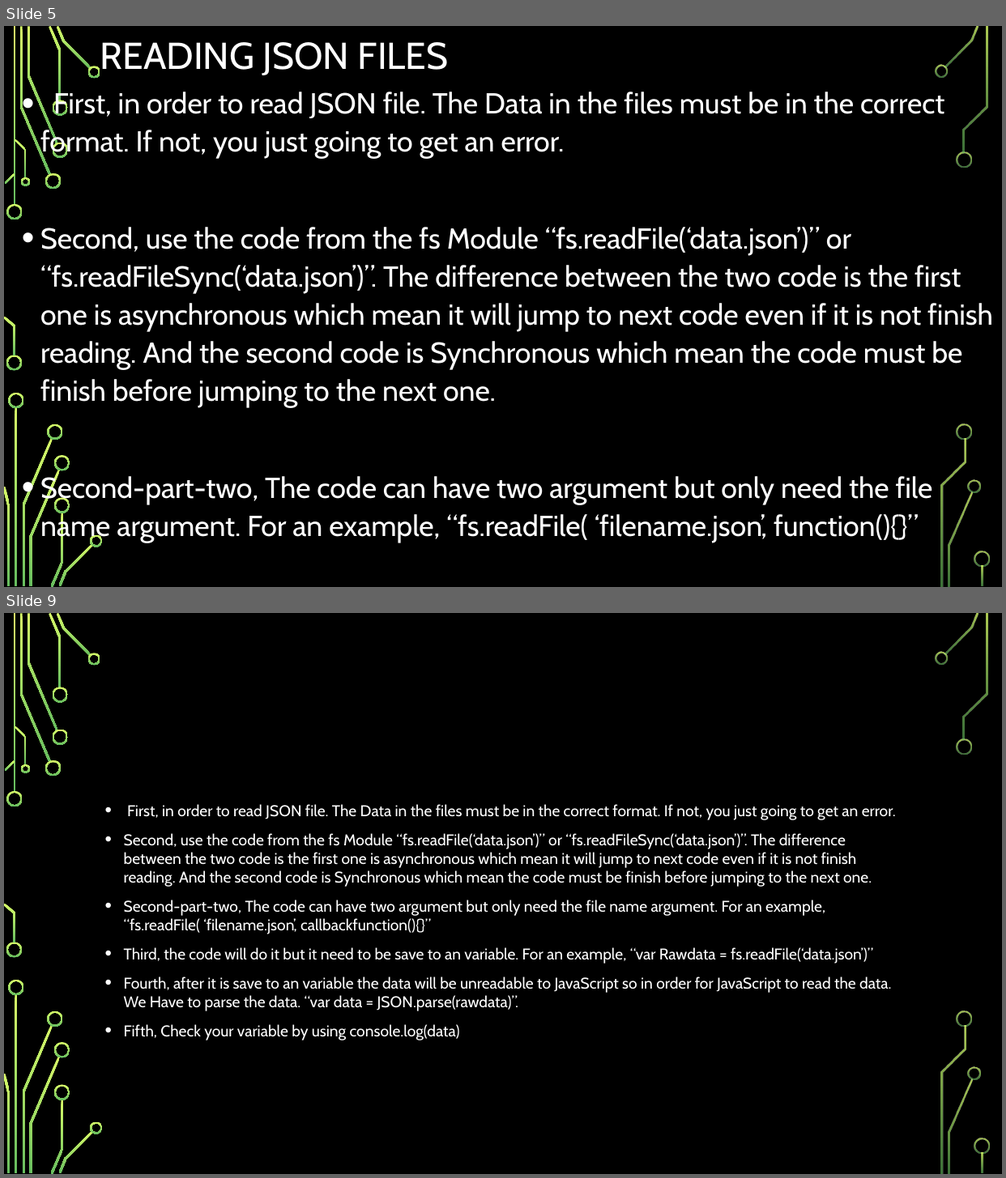
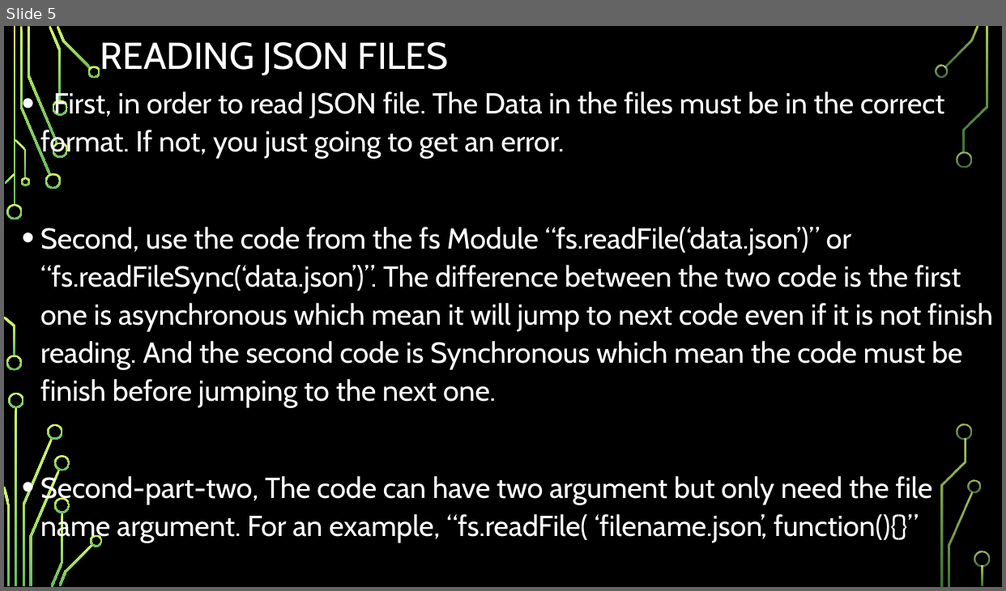
Before and after one commit to csmith1188/docpacs2122, a slide deck: docpac_mar18/JasonLara/WORKING WITH JSON FILES.pptx. Shown one above the other, each under a label of ours: slides 5 and 9 before the commit, slide 5 after it; the slides between them are not shown. The pictures are 1006x1178 and 1006x591 pixels, drawn with LibreOffice and Linux fonts; fonts in the diff are those of the drawing; background and template pictures are left out. Boxes give left, top, right and bottom in pixels: in the first picture for what was removed or moved away, otherwise in the second. Text is boxed around its words. In the diff, an @@ line names an element or a change of style, - is before the commit and + after.

```diff
--- a/docpac_mar18/JasonLara/WORKING WITH JSON FILES.pptx
+++ b/docpac_mar18/JasonLara/WORKING WITH JSON FILES.pptx
@@ slide 9 removed at (x1=4, y1=613, x2=1002, y2=1174), background picture (left out); not listed: 36 template elements that a slide beside it also shows @@
@@ text removed at (x1=124, y1=804, x2=896, y2=1041) @@
-• First, in order to read JSON file. The Data in the files must be in the correct format. If not, you just going to get an error.
-• Second, use the code from the fs Module “fs.readFile(‘data.json’)” or “fs.readFileSync(‘data.json’)”. The difference between the two code is the first one is asynchronous which mean it will jump to next code even if it is not finish reading. And the second code is Synchronous which mean the code must be finish before jumping to the next one.
-• Second-part-two, The code can have two argument but only need the file name argument. For an example, “fs.readFile( ‘filename.json’, callbackfunction(){}”
-• Third, the code will do it but it need to be save to an variable. For an example, “var Rawdata = fs.readFile(‘data.json’)”
-• Fourth, after it is save to an variable the data will be unreadable to JavaScript so in order for JavaScript to read the data. We Have to parse the data. “var data = JSON.parse(rawdata)”.
-• Fifth, Check your variable by using console.log(data)
```
Also in this commit, not shown: 3 slides changed, 3 other slides removed, 1 other file.
